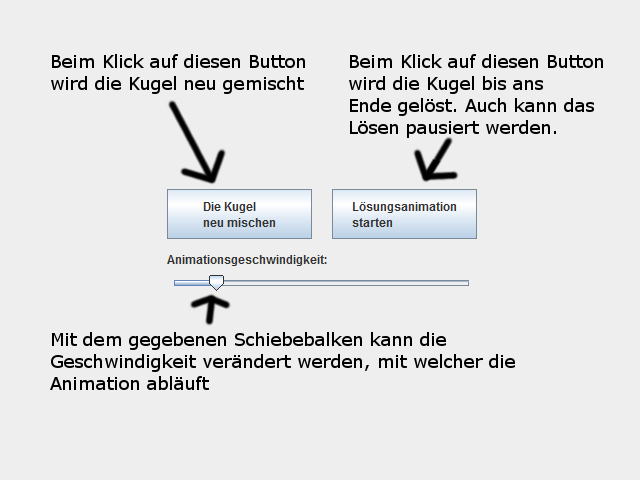
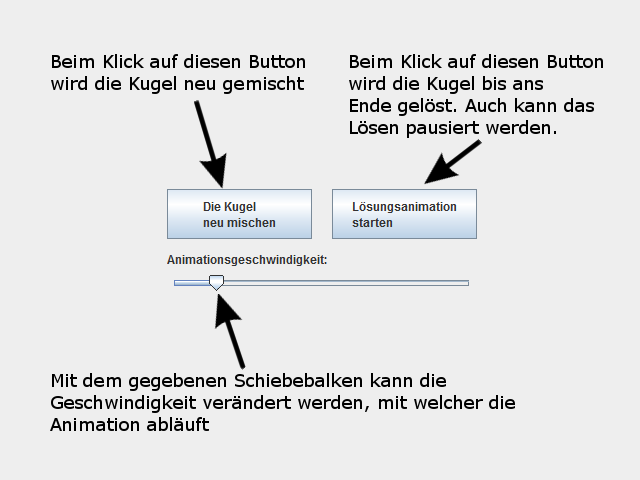
Two versions of the same layered image (640×480). Layer-by-layer changes:
painted on "Mit dem gegebenen Schiebebalke..." over bbox(50, 332, 515, 431)
added layer "Ebene #1" above "Ebene" over bbox(194, 100, 483, 370)
hid "Ebene" over bbox(167, 99, 459, 326)
